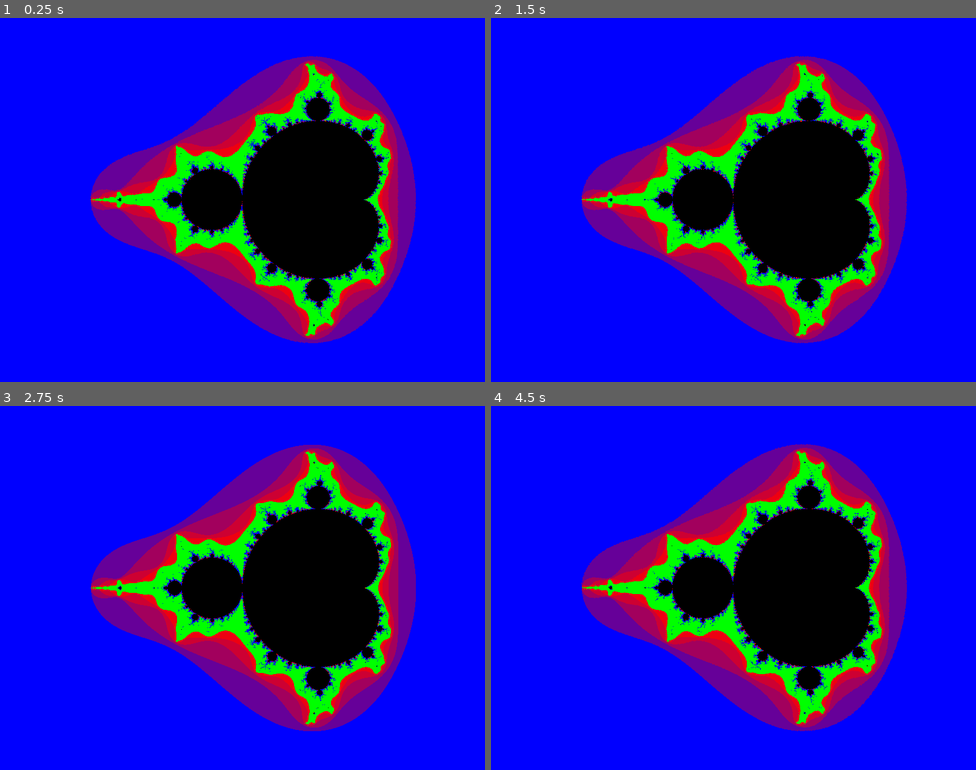
Above: before the commit, frames 1-4 (two rows, left to right).
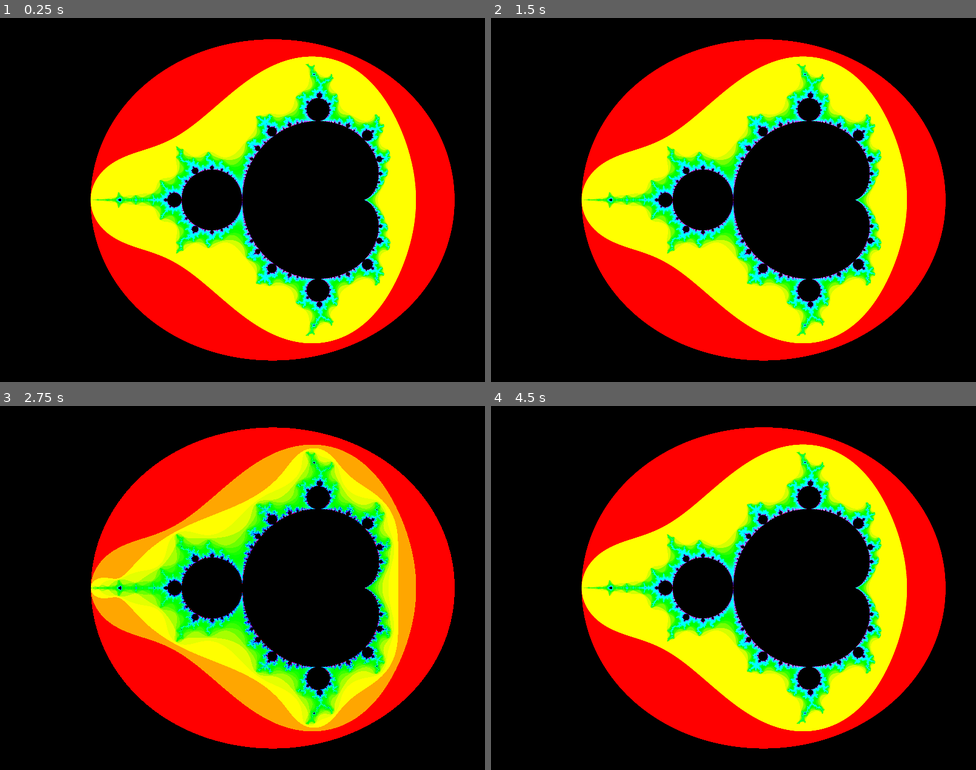
Above: after the commit, the same moments.

Repository: timeeeee/fractal-visualizer
Game: Godot game, scene res://node_2d.tscn
Two runs of this game, one before a commit and one after it. Both use one fixed random seed, a clock stepped at 60 frames per second and the inputs below. The engine's default icon, where the game draws it, is replaced by a stand-in: a white triangle on a blue panel in a dark square.
Inputs (mouse positions are in pixels of both pictures, inside the frame that each line leads up to):
- Up to frame 1 (0.25 s): no input
- Up to frame 2 (1.5 s): tap Enter at 0.5 s; move the mouse to (840, 181) at 0.52 s; hold Space (toggle_dither, bound only before the commit) 0.53-1.28 s; click (840, 181) at 0.67 s; move the mouse to (636, 218) at 1.27 s; tap Space (toggle_dither, bound only before the commit) at 1.35 s; click (636, 218) at 1.42 s
- Up to frame 3 (2.75 s): move the mouse to (291, 507) at 2.02 s; hold Space (toggle_dither, bound only before the commit) from 2.03 s (still down); click (291, 507) at 2.17 s
- Up to frame 4 (4.5 s): tap Enter at 2.75 s; move the mouse to (709, 660) at 2.77 s; release Space (toggle_dither, bound only before the commit) at 2.78 s; tap Space (toggle_dither, bound only before the commit) at 2.85, 4.35 s; click (709, 660) at 2.92 s; move the mouse to (879, 642) at 3.52 s; hold Space (toggle_dither, bound only before the commit) 3.53-4.28 s; click (879, 642) at 3.67 s; move the mouse to (588, 533) at 4.27 s; click (588, 533) at 4.42 s

The runs differ from the first frame. In frame 1, 87% of the frame differs, in the area x 0-100%, y 0-100%; in frame 2, 87%; in frame 3, 86%; in frame 4, 87%.

Commit message:
supersample instead of temporal dithering. hsb for colors

Diff:
--- a/fractal.gdshader
+++ b/fractal.gdshader
@@ -4,9 +4,11 @@
 uniform float xmax = 2;
 uniform float ymin = -2;
 uniform float ymax = 2;
-uniform bool dither = true;
+uniform bool supersample = true;
 
-const int MAX_ITERATIONS = 1000;float random (vec2 st) {
+const int MAX_ITERATIONS = 1000;
+
+float random (vec2 st) {
     return fract(sin(dot(
 		st.xy,
 		vec2(12.9898,78.233))) * 43758.5453123);
@@ -45,12 +47,6 @@
 }
 
 /*
-float magnitude_squared(vec2 c) {
-	return c.x * c.x + c.y * c.y;
-}
-*/
-
-/*
 vec2 to_polar(vec2 c) {
 	float r = sqrt(magnitude_squared(c));
 	float theta = acos(c.x / r);
@@ -71,6 +67,19 @@
 	return MAX_ITERATIONS;
 }
 
+
+//  Function from Iñigo Quiles
+//  https://www.shadertoy.com/view/MsS3Wc
+vec3 hsb2rgb( in vec3 c ){
+    vec3 rgb = clamp(abs(mod(c.x*6.0+vec3(0.0,4.0,2.0),
+                             6.0)-3.0)-1.0,
+                     0.0,
+                     1.0 );
+    rgb = rgb*rgb*(3.0-2.0*rgb);
+    return c.z * mix(vec3(1.0), rgb, c.y);
+}
+
+
 vec3 color_at_point(vec2 point) {
 	int count = iteration_count(complex(point.x, point.y));
 	if (count == MAX_ITERATIONS) {
@@ -81,58 +90,26 @@
 	float mix_max = log(float(MAX_ITERATIONS));
 	float mix_value = (log(float(count)) - mix_min) / (mix_max - mix_min);
 
-	vec3 red = vec3(1.0, 0.0, 0.0);
-	vec3 blue = vec3(0.0, 0.0, 1.0);
-	vec3 green = vec3(0.0, 1.0, 0.0);
-
-	// blue -> red -> green -> blue -> red
-	vec3 min_color;
-	vec3 max_color;
-	if (mix_value < .25) {
-		min_color = blue;
-		max_color = red;
-	} else if (mix_value < .5) {
-		min_color = red;
-		max_color = green;
-	} else if (mix_value < .75) {
-		min_color = green;
-		max_color = blue;
-	} else {
-		min_color = blue;
-		max_color = red;
-	}
-
-	// return mix(red, blue, float(count) / float(MAX_ITERATIONS));
-	return mix(min_color, max_color, mix_value * 4.0);
+	return hsb2rgb(vec3(mix_value, 1.0, 1.0));
 }
 
 void fragment() {
 	float x = mix(xmin, xmax, UV.x);
 	float y = mix(ymin, ymax, UV.y);
+	int samples = 4;
+	if (supersample) {
+		vec3 color_here = vec3(0.0);
+		for (int x_offset = 0; x_offset < samples; x_offset++) {
+			float dx = float(x_offset) * SCREEN_PIXEL_SIZE.x * (xmax - xmin) / float(samples);
+			for (int y_offset = 0; y_offset < 2; y_offset++) {
+				float dy = float(y_offset) * SCREEN_PIXEL_SIZE.y * (ymax - ymin) / float(samples);
+				vec2 point = vec2(x + dx, y + dy);
+				color_here += color_at_point(point);
+			}
+		}
 
-	// sample a random point!
-	if (dither) {
-		float next_x = mix(xmin, xmax, UV.x + SCREEN_PIXEL_SIZE.x);
-		float next_y = mix(ymin, ymax, UV.y + SCREEN_PIXEL_SIZE.y);
-		x = mix(x, next_x, random(UV * TIME));
-		y = mix(y, next_y, random(UV * TIME));
+		COLOR = vec4(color_here / float(samples), 1.0);
+	} else {
+		COLOR = vec4(color_at_point(vec2(x, y)), 1.0);
 	}
-
-	COLOR = vec4(color_at_point(vec2(x, y)), 1.0);
-
-	// sample random point
-
-
-	/*
-	// super sample! plus or minus 1/4 of the pixel size
-	vec3 color_here = vec3(0.0);
-	for (int x_offset = -1; x_offset < 2; x_offset += 2) {
-		float dx = float(x_offset) * SCREEN_PIXEL_SIZE.x / 4.0;
-		for (int y_offset = -1; y_offset < 2; y_offset += 2) {
-			float dy = float(y_offset) * SCREEN_PIXEL_SIZE.y / 4.0;
-			vec2 point = vec2(x + dx, y + dy);
-			color_here += color_at_point(point);
-		}
-	}
-	*/
 }
--- a/node_2d.tscn
+++ b/node_2d.tscn
@@ -10,7 +10,7 @@
 shader_parameter/xmax = 2.0
 shader_parameter/ymin = -2.0
 shader_parameter/ymax = 2.0
-shader_parameter/dither = false
+shader_parameter/supersample = true
 
 [node name="FractalVisualizer" type="Node2D"]
 
--- a/project.godot
+++ b/project.godot
@@ -23,7 +23,7 @@
 
 [input]
 
-toggle_dither={
+toggle_supersample={
 "deadzone": 0.5,
 "events": [Object(InputEventKey,"resource_local_to_scene":false,"resource_name":"","device":-1,"window_id":0,"alt_pressed":false,"shift_pressed":false,"ctrl_pressed":false,"meta_pressed":false,"pressed":false,"keycode":0,"physical_keycode":32,"key_label":0,"unicode":32,"echo":false,"script":null)
 ]
--- a/zoom.gd
+++ b/zoom.gd
@@ -1,15 +1,16 @@
 extends Sprite2D
 
 var window = Rect2(-2.75, -1.5, 4.0, 3.0)
+var start_window = window
 var zoom_delta = 1.2
-var dither: bool = true
+var supersample: bool = true
 
 var screen_size: Vector2
 
 # Called when the node enters the scene tree for the first time.
 func _ready():
 	set_shader_window()
-	material.set_shader_parameter("dither", dither)
+	material.set_shader_parameter("supersample", supersample)
 	screen_size = get_viewport().size
 
 
@@ -59,9 +60,9 @@
 			var pos = get_viewport().get_mouse_position()
 
 	if event is InputEventKey:
-		if event.is_action_pressed("toggle_dither"):
-			dither = not dither
-			material.set_shader_parameter("dither", dither)
+		if event.is_action_pressed("toggle_supersample"):
+			supersample = not supersample
+			material.set_shader_parameter("supersample", supersample)
 
 # Called every frame. 'delta' is the elapsed time since the previous frame.
 func _process(delta):
Not shown, changed: README.md
